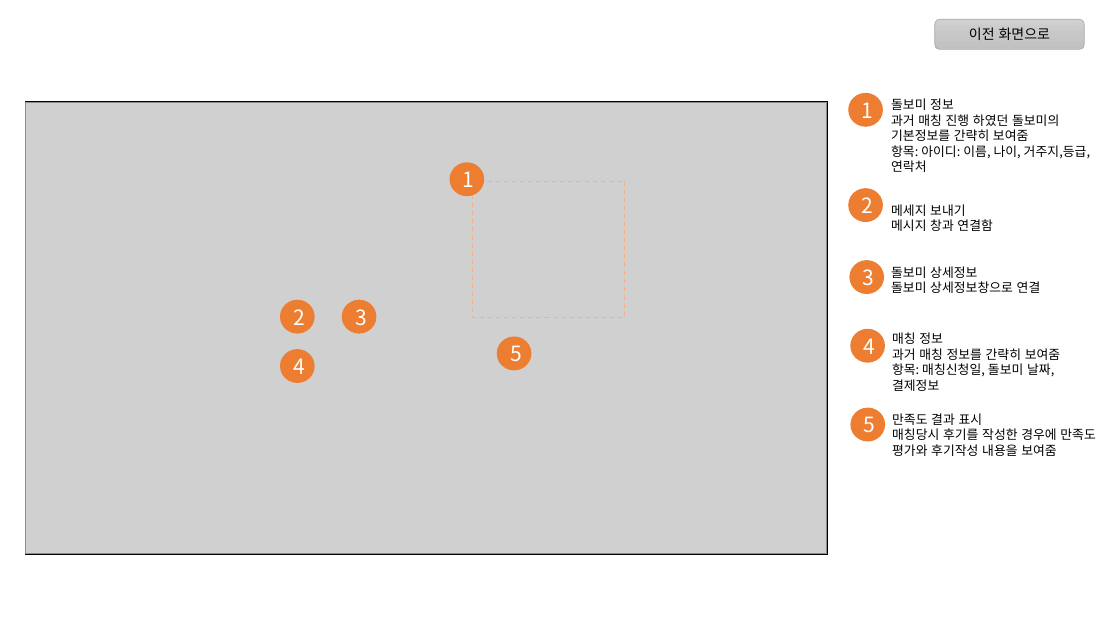
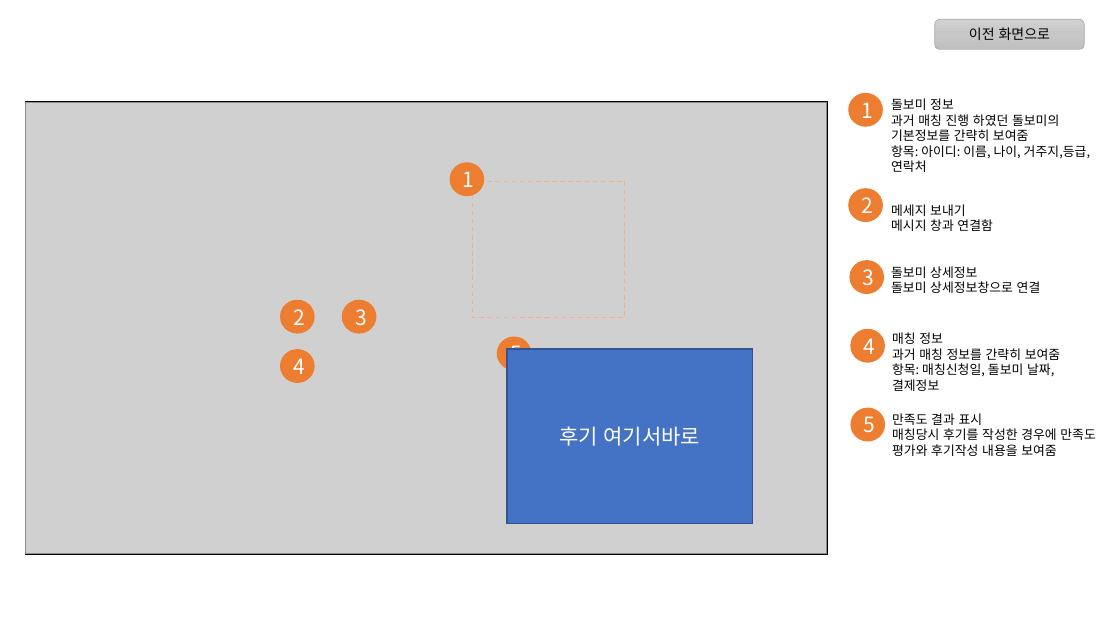
Before and after one commit to shinpanda/2017-07-03-1-bepum, a slide deck: slide 60 of 이정진-육아품앗이 ver1.0.pptx. Drawn at 1120x630 pixels with LibreOffice and Linux fonts; fonts in the diff are those of the drawing; grey boxes stand for pictures. Boxes give left, top, right and bottom in pixels: in the first picture for what was removed or moved away, otherwise in the second. Text is boxed around its words. In the diff, an @@ line names an element or a change of style, - is before the commit and + after.

```diff
--- a/이정진-육아품앗이 ver1.0.pptx
+++ b/이정진-육아품앗이 ver1.0.pptx
@@ rectangle added at (507, 350, 753, 524), fill #4472C4, outline #325491 1 pt, 18 pt, text #FFFFFF @@
+후기 여기서바로
```
Also in this commit, not shown: 2 other slides changed, 1 slide removed, 8 other files.
